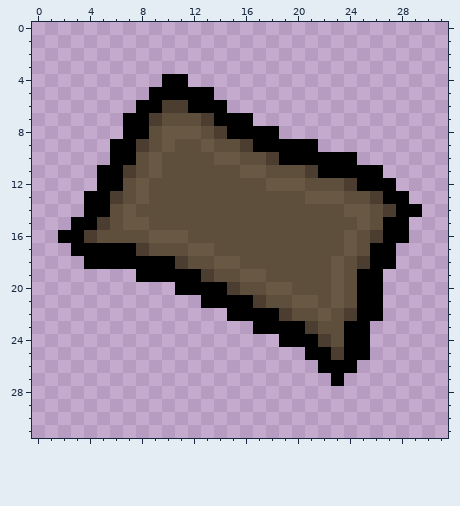
One commit to this pixel-art sprite: resources/gfx/items/collectibles/Welcome Mat.png. The picture above was drawn from the file before the commit.
The file is 32x32 pixels.
New version:
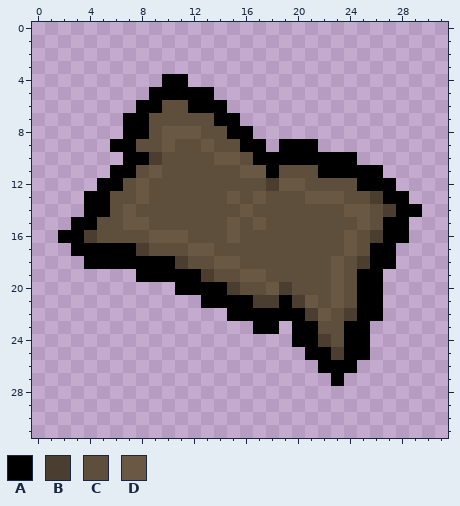
Palette (. is transparent): A #000000  B #4b3e30  C #5e4e3c  D #685844
The edit:
Colour B gives way to colour A in row 9 at x 16; in row 10 at x 18; in row 11 at x 7; in row 22 at x 19; in row 23 at x 21.
Colour C gives way to colour A in row 10 at x 8 and 17; in row 11 at x 18; in row 21 at x 19; in row 22 at x 20.
Colour C gives way to colour B in row 21 at x 18; in row 22 at x 21.
Colour D gives way to colour B in row 10 at x 9; in row 12 at x 18; in row 20 at x 19; in row 21 at x 20.
Colour B gives way to colour C in row 6 at x 10 to 11; in row 7 at x 9 and 13; in row 8 at x 14; in row 9 at x 8; in row 11 at x 21; in row 12 at x 24.
Colour B gives way to colour C in row 13 at x 6; in row 15 at x 5.
Colour C gives way to colour D in row 13 at x 15 and 17; in row 14 at x 16; in row 15 at x 15 and 17; in row 16 at x 15.
The author cleared colour A in row 7 at x 16; in row 8 at x 17 to 18; in row 9 at x 18; in row 10 at x 6; in row 11 at x 5; in rows 23 to 24 at x 19.
